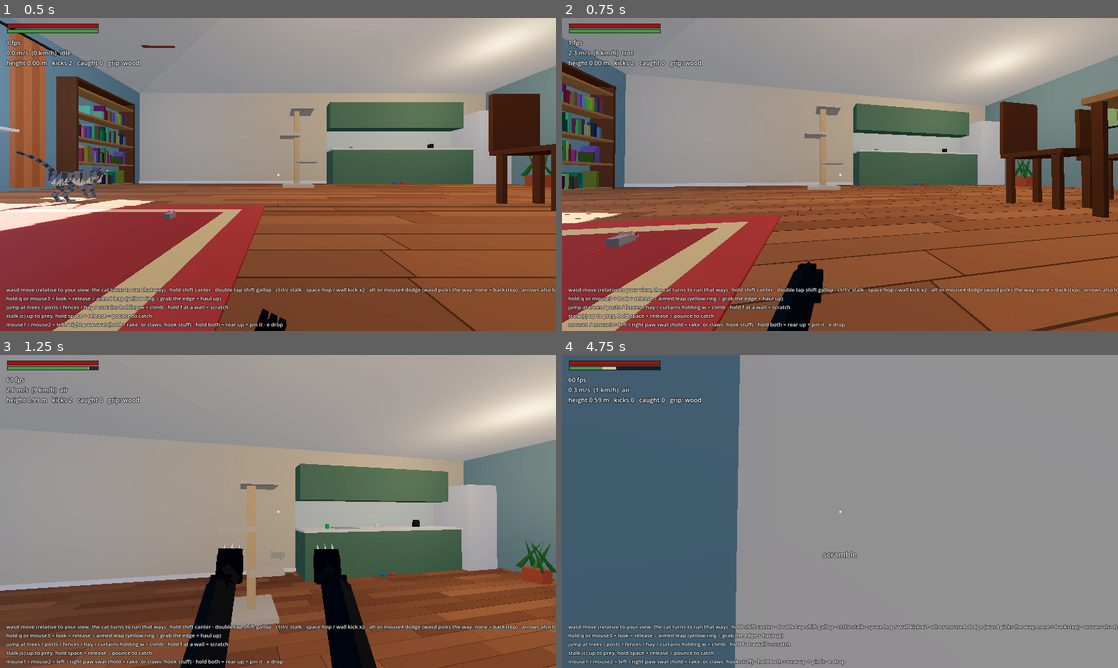
Above: before the commit, frames 1-4 (two rows, left to right).
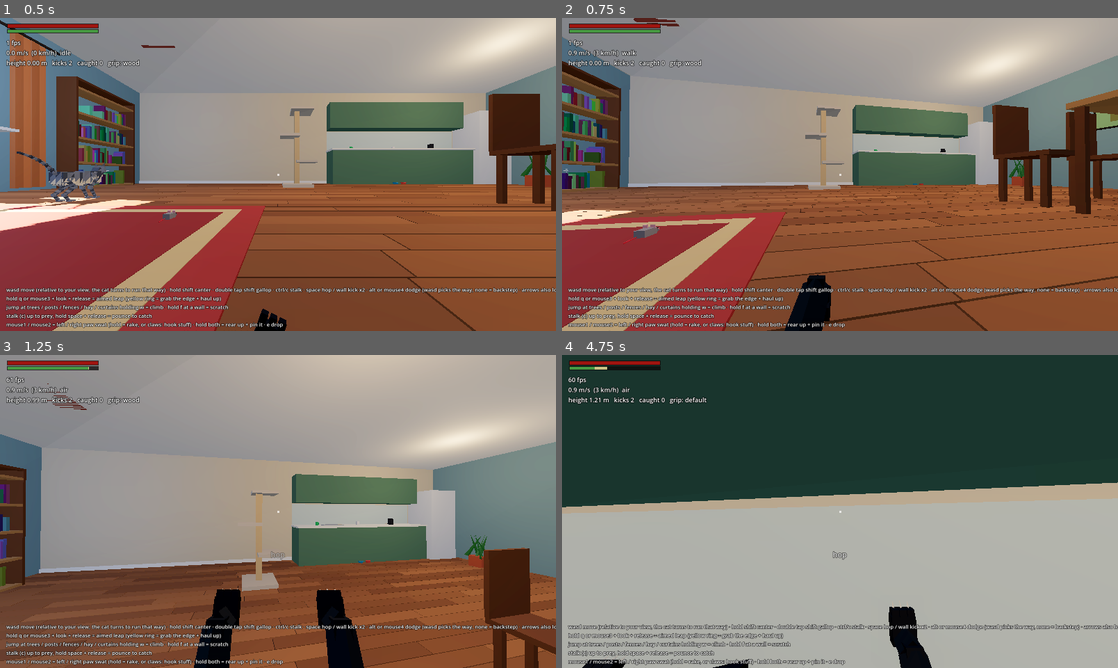
Above: after the commit, the same moments.

Repository: ArthurJClack/catgame
Game: Godot game, scene res://main.tscn
The game is run twice, just before and just after one commit, with the same random seed, the same clock (stepped at 60 frames per second) and the same inputs.
Inputs (mouse positions are in pixels of both pictures, inside the frame that each line leads up to):
- Up to frame 1 (0.5 s): no input
- Up to frame 2 (0.75 s): tap Enter at 0.5 s; move the mouse to (867, 174) at 0.52 s; hold W from 0.53 s (still down); hold X from 0.53 s (still down); click (867, 174) at 0.67 s
- Up to frame 3 (1.25 s): keep holding W; keep holding X; tap Space at 0.77, 1.07 s; tap Tab at 0.8 s
- Up to frame 4 (4.75 s): keep holding W; move the mouse to (812, 511) at 1.27 s; release X at 1.28 s; tap Tab at 1.35 s; click (812, 511) at 1.42 s; tap Space at 1.52, 1.82, 3.02, 3.32, 3.77, 4.07, 4.52 s; tap 1 at 1.55, 2.1 s; move the mouse to (851, 505) at 2.02 s; click (851, 505) at 2.17 s; tap 8 at 2.3, 2.85 s; move the mouse to (834, 517) at 2.77 s; click (834, 517) at 2.92 s; tap 9 at 3.05, 3.6 s; move the mouse to (878, 514) at 3.52 s; hold C 3.53-4.28 s; click (878, 514) at 3.67 s; move the mouse to (795, 508) at 4.27 s; tap C at 4.35 s; click (795, 508) at 4.42 s; tap T at 4.55 s

Frame 1 is identical in both runs. In frame 2, 13% of the frame differs, in the area x 0-100%, y 0-100%; in frame 3, 29%; in frame 4, 97%.

Commit message:
momentum movement + full gamepad support
momentum: power-limited push (trot ~0.4 s, gallop ~2.5 s), coasting stop that
scales with speed, gait-down decel when you drop out of a run, braking skid
when the stick reverses, body turn rate falls with speed. analog tilt picks the
speed (creep / walk / trot), hold x or caps lock to walk on keyboard.

gamepad (cat_pad.gd): left stick move with radial deadzone + rescale, right
stick look at render rate with expo + full-tilt boost, L3 run/gallop, A jump,
B dodge, X scratch, Y view, LT/RT paws (both = grip), LB aim, RB crouch, R3
lock_on, dpad drop / walk toggle. --movetest covers the curves and a fake pad.

Co-Authored-By: Claude Opus 5.5 <noreply@anthropic.com>
Claude-Session: https://claude.ai/code/session_01UDbNaHSmUSc6npMcZwgUhN

Diff:
--- /dev/null
+++ b/scripts/cat_pad.gd
@@ -0,0 +1,183 @@
+class_name CatPad
+extends RefCounted
+## gamepad reader for the cat (xbox layout names, works for any pad godot maps: ps, switch pro, 8bitdo...).
+## cat_player._read_input() merges this with the keyboard, so every action has a button:
+##   left stick   move. how far you push = how fast: a nudge is a slow walk, half way a walk, full tilt a trot
+##   right stick  look / camera
+##   L3 (click)   run: canter. click again while running = full gallop (same as double tapping shift)
+##   A            jump / wall kick           B   dodge (souls style)
+##   X (hold)     scratch                    Y   switch view (first / third / orbit)
+##   LT / RT      left / right paw: tap = swat, hold = rake. both triggers = rear up + two paw hold
+##   LB (hold)    aim a leap, let go to leap
+##   RB (hold)    crouch / stalk. RB + A = charged pounce
+##   R3 (click)   lock on
+##   d-pad down   drop what you're carrying  d-pad up  walk toggle
+## deadzones are radial with the range rescaled past them, so the slowest creep is right at the edge
+## of the deadzone instead of jumping to 20 percent speed.
+
+const MOVE_DEADZONE := 0.16
+const LOOK_DEADZONE := 0.12
+const OUTER := 0.94            # past this counts as full tilt (worn sticks never quite reach 1.0)
+const TRIGGER_ON := 0.35
+const TRIGGER_OFF := 0.2       # a bit of hysteresis so a half pulled trigger doesn't chatter
+const LOOK_YAW_RATE := 3.4     # rad/s at full tilt
+const LOOK_PITCH_RATE := 2.2
+const LOOK_EXPO := 1.7         # response curve: fine aim near the centre, fast turns at the edge
+const LOOK_BOOST := 1.6        # held at full tilt for a bit, the turn speeds up to this x (fast 180s)
+const LOOK_BOOST_AFTER := 0.35
+
+static var device := -1        # the pad in use (first connected one)
+static var last_used_pad := false   # last real input came from the pad (for hud hints)
+
+
+## tests: a fake pad. {"axes": {JoyAxis: value}, "buttons": {JoyButton: true}}. empty = real hardware
+static var sim := {}
+
+
+static func _axis(d: int, a: JoyAxis) -> float:
+	if not sim.is_empty():
+		return sim.get("axes", {}).get(a, 0.0)
+	return Input.get_joy_axis(d, a)
+
+
+static func _dev() -> int:
+	if not sim.is_empty():
+		return 0
+	var pads := Input.get_connected_joypads()
+	if pads.is_empty():
+		device = -1
+	elif not pads.has(device):
+		device = pads[0]
+	return device
+
+
+static func connected() -> bool:
+	return _dev() >= 0
+
+
+## radial deadzone with rescale: |out| goes 0..1 smoothly from the deadzone edge to OUTER
+static func shape(raw: Vector2, dz: float) -> Vector2:
+	var m := raw.length()
+	if m <= dz:
+		return Vector2.ZERO
+	var k := clampf((m - dz) / (OUTER - dz), 0.0, 1.0)
+	return raw / m * k
+
+
+static func stick(left: bool) -> Vector2:
+	var d := _dev()
+	if d < 0:
+		return Vector2.ZERO
+	var ax := JOY_AXIS_LEFT_X if left else JOY_AXIS_RIGHT_X
+	var ay := JOY_AXIS_LEFT_Y if left else JOY_AXIS_RIGHT_Y
+	var raw := Vector2(_axis(d, ax), _axis(d, ay))
+	return shape(raw, MOVE_DEADZONE if left else LOOK_DEADZONE)
+
+
+## move stick in the game's convention: y+ = forward
+static func move() -> Vector2:
+	var s := stick(true)
+	return Vector2(s.x, -s.y)
+
+
+static var _trig := [false, false]
+
+
+static func trigger(right: bool) -> bool:
+	var d := _dev()
+	if d < 0:
+		return false
+	var v := _axis(d, JOY_AXIS_TRIGGER_RIGHT if right else JOY_AXIS_TRIGGER_LEFT)
+	var i := 1 if right else 0
+	_trig[i] = v > (TRIGGER_OFF if _trig[i] else TRIGGER_ON)
+	return _trig[i]
+
+
+static func btn(b: JoyButton) -> bool:
+	var d := _dev()
+	if not sim.is_empty():
+		return sim.get("buttons", {}).get(b, false)
+	return d >= 0 and Input.is_joy_button_pressed(d, b)
+
+
+static var _look_full_t := 0.0
+
+
+## camera turn for this frame (rad): x = yaw, y = pitch. called at render rate so it's as smooth as the mouse
+static func look_delta(dt: float) -> Vector2:
+	var s := stick(false)
+	var m := s.length()
+	if m <= 0.0:
+		_look_full_t = 0.0
+		return Vector2.ZERO
+	last_used_pad = true
+	var c := s / m * pow(m, LOOK_EXPO)
+	# horizontal full tilt held: ramp up so a full turn doesn't take forever
+	_look_full_t = _look_full_t + dt if absf(s.x) > 0.9 else 0.0
+	var boost := lerpf(1.0, LOOK_BOOST, clampf((_look_full_t - LOOK_BOOST_AFTER) / 0.3, 0.0, 1.0))
+	return Vector2(-c.x * LOOK_YAW_RATE * boost * dt, -c.y * LOOK_PITCH_RATE * dt)
+
+
+# ---- run toggle on L3 (canter, click again = gallop) ----
+static var _l3_prev := false
+static var _run := 0           # 0 off, 1 canter, 2 gallop
+static var _walk_prev := false
+static var walk_toggle := false
+
+
+## reads every button into the same dict shape cat_player uses for the keyboard
+static func read() -> Dictionary:
+	if not connected():
+		_run = 0
+		return {}
+	var mv := move()
+	var l3 := btn(JOY_BUTTON_LEFT_STICK)
+	if l3 and not _l3_prev:
+		_run = mini(_run + 1, 2) if mv.length() > 0.5 else 1
+	_l3_prev = l3
+	# let off the stick (or stop pushing forward-ish hard) and the run ends, like letting go of shift
+	if mv.length() < 0.5:
+		_run = 0
+	var wt := btn(JOY_BUTTON_DPAD_UP)
+	if wt and not _walk_prev:
+		walk_toggle = not walk_toggle
+	_walk_prev = wt
+	var d := {
+		"move": mv,
+		"canter": _run == 1,
+		"sprint": _run == 2,
+		"crouch": btn(JOY_BUTTON_RIGHT_SHOULDER),
+		"jump": btn(JOY_BUTTON_A),
+		"dash": btn(JOY_BUTTON_B),
+		"scratch": btn(JOY_BUTTON_X),
+		"toggle_view": btn(JOY_BUTTON_Y),
+		"paw_l": trigger(false),
+		"paw_r": trigger(true),
+		"aim": btn(JOY_BUTTON_LEFT_SHOULDER),
+		"lock_on": btn(JOY_BUTTON_RIGHT_STICK),
+		"drop": btn(JOY_BUTTON_DPAD_DOWN),
+	}
+	for k in d:
+		if typeof(d[k]) == TYPE_BOOL and d[k]:
+			last_used_pad = true
+	if mv != Vector2.ZERO:
+		last_used_pad = true
+	return d
+
+
+## keyboard + pad in one dict: buttons OR together, the bigger move vector wins (so a resting stick
+## never cancels the keys), and the run flags come from whichever is actually driving
+static func merge(kb: Dictionary, pad: Dictionary) -> Dictionary:
+	if pad.is_empty():
+		return kb
+	var out := kb.duplicate()
+	for k in pad:
+		if typeof(pad[k]) == TYPE_BOOL:
+			out[k] = out.get(k, false) or pad[k]
+	var km: Vector2 = kb.get("move", Vector2.ZERO)
+	var pm: Vector2 = pad.move
+	if pm.length() > km.length():
+		out.move = pm
+		out.canter = pad.canter
+		out.sprint = pad.sprint
+	return out
--- a/scripts/cat_player.gd
+++ b/scripts/cat_player.gd
@@ -13,7 +13,9 @@
 ##   forepaws slam down and pin whatever's under them.
 ## controls: wasd move, shift canter (double tap = gallop), ctrl/c stalk, space jump/kick, q / mouse3 aim leap,
 ## f scratch, mouse1 / mouse2 left / right paw (tap swat, hold rake / claw hook, both = rear up + grip,
-## cat_combat.gd), v third person, esc mouse
+## cat_combat.gd), v third person, esc mouse, x / caps lock walk
+## momentum: speed builds with power-limited accel and coasts off (consts under "momentum"), turn rate drops with speed
+## gamepad: cat_pad.gd, merged in _read_input. stick tilt -> speed_for_tilt() (creep / walk / trot)
 
 const G := 9.8
 const STALK_SPEED := 0.7
@@ -21,10 +23,20 @@
 const SPRINT_SPEED := 11.0
 const CANTER_SPEED := 6.0
 const DOUBLE_TAP := 0.3
-const GROUND_ACCEL := 16.0
-const SPRINT_ACCEL := 12.0
-const GROUND_DECEL := 22.0
 const FRICTION := 5.0
+# ---- momentum: the cat has weight. speed builds and bleeds instead of snapping ----
+const WALK_SPEED := 1.0       # real cats walk ~0.7-1.0 m/s
+const CREEP_SPEED := 0.25     # the slowest the stick (just past the deadzone) asks for
+const WALK_TILT := 0.45       # keyboard walk (hold x / caps lock) = this much stick
+const PUSH_ACCEL := 9.0       # m/s2 the legs can shove the body from a stand
+const PUSH_POWER := 24.0      # push fades as speed climbs (accel ~ power / v): trot in ~0.4 s, gallop ~2.5 s
+const COAST_DECEL := 3.0      # let go of everything: the body rolls on and the legs soak it up
+const COAST_DRAG := 0.45      #   + this per m/s (gallop to stand ~1.5 s / ~6 m, walk ~0.25 s)
+const GAIT_DOWN_DECEL := 6.5  # still going but asking for a slower gait: stride shortens over ~1 s
+const GAIT_DOWN_DRAG := 0.3
+const BRAKE_DECEL := 11.0     # pushing the other way / dropping to a crouch: paws dig in (grip caps it, so it skids)
+const TURN_RATE_SLOW := 10.0  # body turn rad/s at a stand
+const TURN_RATE_FAST := 2.4   #   and at full gallop: a running cat carves wide arcs
 const TURN_ASK := 48.0   # sideways accel the cat asks for when carving a turn (grip caps it)
 const AIR_ACCEL := 60.0
 const AIR_WISH_CAP := 0.9
@@ -336,6 +348,11 @@
 var _shift_prev := false
 var _shift_last_tap := -10.0
 var _galloping := false
+var _caps_prev := false
+var walk_lock := false        # caps lock walk toggle
+var _brake_ask := false
+var _backing := false
+var _turn_factor := 1.0
 
 
 func _read_input() -> Dictionary:
@@ -355,8 +372,20 @@
 	if Input.is_physical_key_pressed(KEY_S): mv.y -= 1
 	if Input.is_physical_key_pressed(KEY_A): mv.x -= 1
 	if Input.is_physical_key_pressed(KEY_D): mv.x += 1
-	return {
-		"move": mv.limit_length(1.0),
+	mv = mv.limit_length(1.0)
+	# walk: hold x (or tap caps lock to keep walking). the keys then ask for a half pushed stick,
+	# which the speed curve turns into a real cat walk (~1 m/s) instead of the trot
+	var caps := Input.is_physical_key_pressed(KEY_CAPSLOCK)
+	if caps and not _caps_prev:
+		walk_lock = not walk_lock
+	_caps_prev = caps
+	if mv != Vector2.ZERO:
+		CatPad.last_used_pad = false
+	var walking := Input.is_physical_key_pressed(KEY_X) or walk_lock
+	if walking and not shift:
+		mv *= WALK_TILT
+	var kb := {
+		"move": mv,
 		"canter": shift and not _galloping,
 		"sprint": shift and _galloping,
 		"crouch": Input.is_physical_key_pressed(KEY_CTRL) or Input.is_physical_key_pressed(KEY_C),
@@ -368,7 +397,13 @@
 		"toggle_view": Input.is_physical_key_pressed(KEY_V),
 		"drop": Input.is_physical_key_pressed(KEY_E),
 		"dash": Input.is_physical_key_pressed(KEY_ALT) or Input.is_mouse_button_pressed(MOUSE_BUTTON_XBUTTON1),
+		"lock_on": Input.is_physical_key_pressed(KEY_TAB),
 	}
+	# gamepad (cat_pad.gd): every action has a button, the left stick's tilt picks the speed
+	var pad := CatPad.read()
+	if not pad.is_empty() and CatPad.walk_toggle and not (pad.canter or pad.sprint):
+		pad.move *= WALK_TILT
+	return CatPad.merge(kb, pad)
 
 
 var log_events := false
@@ -413,6 +448,8 @@
 	_kick_aim = Basis(Vector3.UP, aim_yaw) * (Vector3(mv.x, 0, -mv.y).normalized() if mv.length() > 0.05 else Vector3.FORWARD)
 	if inp.has("yaw"):
 		orb_yaw = yaw    # scripted bot: camera and body share one heading, old body-relative controls
+		_turn_factor = 1.0
+		_brake_ask = false
 	else:
 		# every view: wasd is relative to where you look, the cat turns to face where it's going
 		# and runs forward (no strafing). standing still, the head looks around first and the
@@ -421,12 +458,22 @@
 			pitch = lerpf(pitch, orb_pitch * 0.5, clampf(dt * 6.0, 0, 1))
 		var busy := climbing or clambering or scratching or mantling or dash.busy() or kick_plant_t > 0.0 or _kick_turn_t > 0.0 or combat.locks_move()
 		var face_look: bool = charging or clawing or combat.any_down() or inp.get("scratch", false) or inp.get("aim", false)
+		_turn_factor = 1.0
+		_brake_ask = false
 		if mv.length() > 0.05 and not busy:
 			var wd := Basis(Vector3.UP, orb_yaw) * Vector3(mv.x, 0, -mv.y)
 			var ty := atan2(-wd.x, -wd.z)
 			var diff := wrapf(ty - yaw, -PI, PI)
-			yaw += clampf(diff, -10.0 * dt, 10.0 * dt)
-			mv = Vector2(0, mv.length() * clampf(1.2 - absf(diff), 0.15, 1.0))
+			# momentum: the faster it's going, the slower the body can swing round
+			var spd := Vector2(velocity.x, velocity.z).length()
+			var tr := lerpf(TURN_RATE_SLOW, TURN_RATE_FAST, smoothstep(0.8, SPRINT_SPEED, spd)) if is_on_floor() else TURN_RATE_SLOW
+			yaw += clampf(diff, -tr * dt, tr * dt)
+			# asking to go back the way it came at speed: plant the paws and brake before turning round
+			_brake_ask = absf(diff) > 1.7 and spd > 1.2
+			# mid turn the cat eases off (a little at speed, where it carves instead of pivoting).
+			# the tilt itself stays, so the gait you asked for comes back as soon as it's lined up
+			_turn_factor = clampf(1.25 - absf(diff) * lerpf(1.0, 0.5, smoothstep(2.0, SPRINT_SPEED, spd)), 0.15, 1.0)
+			mv = Vector2(0, mv.length())
 		elif not busy:
 			var ld := wrapf(orb_yaw - yaw, -PI, PI)
 			if face_look:
@@ -519,8 +566,7 @@
 	_prev_side = side
 	if is_on_floor():
 		mv = ground_mv
-		if mv.y < 0.0:
-			mv.y *= BACKUP_SPEED / TROT_SPEED
+		_backing = mv.y < 0.0
 	var wish := (fwd * mv.y + right * mv.x)
 	wish.y = 0
 	var wish_len := minf(wish.length(), 1.0)
@@ -660,28 +706,43 @@
 	var hv_before := hv
 
 	# ---------------- horizontal movement ----------------
-	var target_speed := TROT_SPEED
+	# how hard the stick (or keys) push picks the gait: nudge = creep, half = walk, full = trot.
+	# run buttons on top of that need a near full push
+	var target_speed := speed_for_tilt(wish_len)
 	if want_crouch:
-		target_speed = STALK_SPEED
-	elif sprint:
+		target_speed = minf(target_speed, STALK_SPEED * clampf(wish_len / 0.7, 0.35, 1.0))
+	elif sprint and wish_len > 0.8:
 		target_speed = SPRINT_SPEED
-	elif canter:
+	elif canter and wish_len > 0.8:
 		target_speed = CANTER_SPEED
+	if _backing:
+		target_speed = minf(target_speed, BACKUP_SPEED)
 	if charging:
 		target_speed = 0.0
-
 	if grounded:
-		var target := wish_dir * target_speed * wish_len
-		var accel := GROUND_DECEL
-		if wish_len > 0.01:
-			accel = SPRINT_ACCEL if ((sprint or canter) and hv.length() > TROT_SPEED) else GROUND_ACCEL
+		target_speed *= _turn_factor
+	else:
+		target_speed *= wish_len   # air steering keeps the old feel
+
+	if grounded:
+		var target := wish_dir * target_speed
 		var cur := hv.length()
+		# momentum: what the legs can do depends on what's asked and how fast the body already goes
+		var accel: float
+		if wish_len <= 0.01 and not want_crouch:
+			accel = COAST_DECEL + COAST_DRAG * cur
+		elif _brake_ask or (want_crouch and cur > STALK_SPEED + 0.3) or charging:
+			accel = BRAKE_DECEL
+		elif target_speed < cur - 0.05:
+			accel = GAIT_DOWN_DECEL + GAIT_DOWN_DRAG * cur
+		else:
+			accel = minf(PUSH_ACCEL, PUSH_POWER / maxf(cur, 0.5))
 		if cur > target_speed + 0.1 and ground_time < 0.1:
 			# bhop window: keep momentum if you jump again quickly
 			pass
-		elif cur > target_speed + 0.1 and wish_len > 0.01:
-			# over speed (landed from a fast jump): bleed it with friction but keep steering
-			var newspeed := maxf(cur - FRICTION * cur * dt, target_speed)
+		elif cur > SPRINT_SPEED + 0.3 and wish_len > 0.01 and not _brake_ask:
+			# over speed (faster than any gait, landed from a fast jump): bleed it with friction but keep steering
+			var newspeed := maxf(cur - FRICTION * cur * dt, maxf(target_speed, SPRINT_SPEED))
 			hv = hv.lerp(wish_dir * cur, clampf(8.0 * dt, 0, 1)).normalized() * newspeed
 		else:
 			# the cat wants to carve hard: sideways (turning) the ask is way stronger than
@@ -914,6 +975,15 @@
 
 
 func _process(_dt: float) -> void:
+	if bot.is_empty():
+		# right stick look lands every frame like the mouse
+		var ld := CatPad.look_delta(_dt)
+		if ld != Vector2.ZERO:
+			orb_yaw += ld.x
+			if view_mode == 2:
+				orb_pitch = clampf(orb_pitch + ld.y, -1.4, 0.6)
+			else:
+				pitch = clampf(pitch + ld.y, -1.45, 1.45)
 	if not _interp_ok:
 		return
 	var p := _phys_prev.lerp(_phys_curr, Engine.get_physics_interpolation_fraction())
@@ -1033,6 +1103,15 @@
 	op.get_parent().add_child(paws)
 	op.queue_free()
 	_event("cat: " + CatRig.STYLES[st].label)
+
+
+## stick tilt (0..1) -> ground speed. analog all the way: creep, walk, then up to a trot
+static func speed_for_tilt(m: float) -> float:
+	if m <= 0.01:
+		return 0.0
+	if m <= 0.5:
+		return lerpf(CREEP_SPEED, WALK_SPEED, m / 0.5)
+	return lerpf(WALK_SPEED, TROT_SPEED, smoothstep(0.5, 0.92, m))
 
 
 func want_crouch_peek(inp: Dictionary) -> bool:
--- a/scripts/preview.gd
+++ b/scripts/preview.gd
@@ -123,6 +123,14 @@
 	if "--swattest" in args:
 		cat.visible = false
 		_run_swattest()
+		return
+	if "--movecurve" in args:
+		cat.visible = false
+		_run_movecurve()
+		return
+	if "--movetest" in args:
+		cat.visible = false
+		_run_movetest()
 		return
 	if "--variants" in args:
 		cat.visible = false
@@ -1849,3 +1857,200 @@
 		print("KICK ", sh[0], " ", JSON.stringify(report[sh[0]]))
 	Engine.time_scale = 1.0
 	get_tree().quit()
+
+
+# speed over time for a fixed script (trot, gallop, let go, walk), one csv line per tick. for the momentum chart
+func _run_movecurve() -> void:
+	var p: CatPlayer = main.player
+	var bot: Dictionary = p.bot
+	_pad(300, 300, 50.0, "wood")
+	p.global_position = Vector3(-120.0, 50.02, 0.0)
+	p.velocity = Vector3.ZERO
+	bot.clear()
+	bot.yaw = -PI / 2
+	bot.move = Vector2.ZERO
+	await _ticks(20)
+	var seq := [[{"move": Vector2(0, 1)}, 1.5], [{"move": Vector2(0, 1), "sprint": true}, 3.0], [{"move": Vector2(0, 1)}, 1.5], [{"move": Vector2.ZERO}, 1.5], [{"move": Vector2(0, 0.45)}, 1.5], [{"move": Vector2.ZERO}, 1.0]]
+	var t := 0.0
+	for st in seq:
+		for k in ["move", "sprint"]:
+			bot.erase(k)
+		for k in st[0]:
+			bot[k] = st[0][k]
+		for i in int(st[1] * 144):
+			await get_tree().physics_frame
+			t += 1.0 / 144.0
+			if i % 4 == 0:
+				print("CURVE %.3f,%.3f" % [t, Vector2(p.velocity.x, p.velocity.z).length()])
+	get_tree().quit()
+
+
+# momentum + gamepad: speed builds and bleeds with weight, analog tilt picks walk/trot, deadzones.
+# headless: godot --headless --path . -- --preview --movetest  (prints MOVETEST PASS)
+func _run_movetest() -> void:
+	var p: CatPlayer = main.player
+	var bot: Dictionary = p.bot
+	_pad(200, 200, 50.0, "wood")
+	var spot := Vector3(-60.0, 50.02, 0.0)
+	var ok := true
+	var hs := func() -> float: return Vector2(p.velocity.x, p.velocity.z).length()
+	var reset := func() -> void:
+		bot.clear()
+		bot.move = Vector2.ZERO
+		bot.yaw = -PI / 2     # run along +x
+		p.global_position = spot
+		p.velocity = Vector3.ZERO
+	# 1. ramp up: time to reach 90% of each gait from a stand
+	for c in [["walk (half tilt)", {"move": Vector2(0, CatPlayer.WALK_TILT)}, CatPlayer.speed_for_tilt(CatPlayer.WALK_TILT)],
+			["trot", {"move": Vector2(0, 1)}, CatPlayer.TROT_SPEED],
+			["canter", {"move": Vector2(0, 1), "canter": true}, CatPlayer.CANTER_SPEED],
+			["gallop", {"move": Vector2(0, 1), "sprint": true}, CatPlayer.SPRINT_SPEED]]:
+		reset.call()
+		await _ticks(20)
+		for k in c[1]:
+			bot[k] = c[1][k]
+		var t90 := -1.0
+		var top := 0.0
+		for i in 720:
+			await get_tree().physics_frame
+			var v: float = hs.call()
+			top = maxf(top, v)
+			if t90 < 0.0 and v >= c[2] * 0.9:
+				t90 = (i + 1) / 144.0
+		print("%-17s target %.2f m/s  reached 90%% in %.2f s  top %.2f" % [c[0], c[2], t90, top])
+		ok = ok and t90 > 0.0 and absf(top - c[2]) < 0.25
+		if c[0] == "trot":
+			ok = ok and t90 > 0.2 and t90 < 0.8
+		if c[0] == "gallop":
+			ok = ok and t90 > 1.2 and t90 < 4.0
+		# 2. let go: coast to a stop
+		bot.move = Vector2.ZERO
+		bot.erase("canter")
+		bot.erase("sprint")
+		var x0 := p.global_position
+		var ts := -1.0
+		for i in 720:
+			await get_tree().physics_frame
+			if hs.call() < 0.05:
+				ts = (i + 1) / 144.0
+				break
+		var dist := Vector2(p.global_position.x - x0.x, p.global_position.z - x0.z).length()
+		print("%-17s let go: stops in %.2f s over %.2f m" % ["", ts, dist])
+		ok = ok and ts > 0.1
+		if c[0] == "gallop":
+			ok = ok and ts > 0.8 and ts < 2.5 and dist > 3.0
+	# 3. analog curve: tilt -> speed
+	var line := "tilt -> speed:"
+	for m in [0.1, 0.25, 0.45, 0.6, 0.75, 1.0]:
+		reset.call()
+		await _ticks(10)
+		bot.move = Vector2(0, m)
+		await _ticks(200)
+		line += "  %.2f=%.2f" % [m, hs.call()]
+	print(line)
+	ok = ok and CatPlayer.speed_for_tilt(CatPlayer.WALK_TILT) < 1.05 and CatPlayer.speed_for_tilt(1.0) == CatPlayer.TROT_SPEED
+	# 4. release the gallop button but keep running: settles to a trot within ~1.3 s
+	reset.call()
+	bot.move = Vector2(0, 1)
+	bot.sprint = true
+	await _ticks(500)
+	bot.sprint = false
+	var tdown := -1.0
+	for i in 400:
+		await get_tree().physics_frame
+		if hs.call() < CatPlayer.TROT_SPEED + 0.3:
+			tdown = (i + 1) / 144.0
+			break
+	print("gallop -> trot (let go of run): %.2f s" % tdown)
+	ok = ok and tdown > 0.3 and tdown < 1.6
+	# 5. orbit controls: reverse the stick at a gallop = brake (skid) then come round, wide arcs when turning
+	reset.call()
+	bot.erase("yaw")
+	p.yaw = -PI / 2
+	p.orb_yaw = -PI / 2
+	bot.move = Vector2(0, 1)
+	bot.sprint = true
+	await _ticks(500)
+	var y0 := p.yaw
+	var d0 := Vector2(p.velocity.x, p.velocity.z).normalized()
+	bot.move = Vector2(0, -1)    # stick straight back (camera stays)
+	bot.sprint = false
+	var t_slow := -1.0
+	var maxslip := 0.0
+	for i in 400:
+		await get_tree().physics_frame
+		maxslip = maxf(maxslip, p.slip)
+		if t_slow < 0.0 and Vector2(p.velocity.x, p.velocity.z).dot(d0) < 0.5:
+			t_slow = (i + 1) / 144.0
+	print("gallop, stick reversed: forward run killed after %.2f s, now %.2f m/s, max slip %.2f, body turned %.0f deg" % [t_slow, hs.call(), maxslip, rad_to_deg(absf(wrapf(p.yaw - y0, -PI, PI)))])
+	ok = ok and t_slow > 0.3 and t_slow < 2.0
+	reset.call()
+	bot.erase("yaw")
+	p.yaw = -PI / 2
+	p.orb_yaw = -PI / 2
+	bot.move = Vector2(0, 1)
+	bot.sprint = true
+	await _ticks(500)
+	bot.move = Vector2(1, 0)     # hard right at a gallop
+	var tq := -1.0
+	var y1 := p.yaw
+	for i in 300:
+		await get_tree().physics_frame
+		if tq < 0.0 and absf(wrapf(p.yaw - y1, -PI, PI)) > PI / 2 - 0.1:
+			tq = (i + 1) / 144.0
+	print("gallop, hard right: body turned 90 deg in %.2f s (standing: %.2f s)" % [tq, (PI / 2) / CatPlayer.TURN_RATE_SLOW])
+	ok = ok and tq > 0.3
+	# 6. gamepad maths
+	var z := CatPad.shape(Vector2(0.1, 0.05), CatPad.MOVE_DEADZONE)
+	var e := CatPad.shape(Vector2(0.0, 0.2), CatPad.MOVE_DEADZONE)
+	var f := CatPad.shape(Vector2(0.0, 0.97), CatPad.MOVE_DEADZONE)
+	print("pad deadzone: rest %s  just past %.3f  full %.2f" % [z, e.length(), f.length()])
+	ok = ok and z == Vector2.ZERO and e.length() < 0.06 and is_equal_approx(f.length(), 1.0)
+	var mg := CatPad.merge({"move": Vector2(0, 1), "canter": true, "sprint": false, "jump": false}, {"move": Vector2(0.1, 0), "canter": false, "sprint": false, "jump": true})
+	ok = ok and mg.move == Vector2(0, 1) and mg.canter and mg.jump
+	# 7. a (virtual) pad driving the real input path: half tilt walks, full tilt trots, L3 runs, right stick turns the camera
+	CatPad.sim = {"axes": {}, "buttons": {}}
+	if CatPad.connected():
+		reset.call()
+		bot.clear()          # empty bot = real input
+		p.orb_yaw = -PI / 2
+		p.yaw = -PI / 2
+		var axis := func(a: JoyAxis, v: float) -> void:
+			CatPad.sim.axes[a] = v
+		var button := func(b: JoyButton, down: bool) -> void:
+			CatPad.sim.buttons[b] = down
+		axis.call(JOY_AXIS_LEFT_Y, -0.55)    # a bit over half forward
+		await _ticks(300)
+		var v_half: float = hs.call()
+		axis.call(JOY_AXIS_LEFT_Y, -1.0)
+		await _ticks(300)
+		var v_full: float = hs.call()
+		button.call(JOY_BUTTON_LEFT_STICK, true)
+		await _ticks(2)
+		button.call(JOY_BUTTON_LEFT_STICK, false)
+		await _ticks(300)
+		var v_run: float = hs.call()
+		button.call(JOY_BUTTON_LEFT_STICK, true)
+		await _ticks(2)
+		button.call(JOY_BUTTON_LEFT_STICK, false)
+		await _ticks(500)
+		var v_gal: float = hs.call()
+		axis.call(JOY_AXIS_LEFT_Y, 0.0)
+		await _ticks(500)
+		var oy := p.orb_yaw
+		axis.call(JOY_AXIS_RIGHT_X, 1.0)
+		for i in 30:
+			await get_tree().process_frame
+		axis.call(JOY_AXIS_RIGHT_X, 0.0)
+		var turned := wrapf(p.orb_yaw - oy, -PI, PI)
+		axis.call(JOY_AXIS_TRIGGER_LEFT, 1.0)
+		await _ticks(2)
+		var lt: bool = p._read_input().paw_l
+		axis.call(JOY_AXIS_TRIGGER_LEFT, 0.0)
+		print("pad: tilt 0.55 -> %.2f m/s, full -> %.2f, L3 -> %.2f, L3 again -> %.2f, right stick 30 frames -> %.2f rad, LT paw_l %s" % [v_half, v_full, v_run, v_gal, turned, lt])
+		ok = ok and v_half > 0.6 and v_half < 1.6 and absf(v_full - CatPlayer.TROT_SPEED) < 0.2 and absf(v_run - CatPlayer.CANTER_SPEED) < 0.3 and v_gal > 10.0 and turned < -0.05 and lt
+		CatPad.sim = {}
+	else:
+		print("pad: couldn't fake a pad here, skipped")
+	print("MOVETEST %s" % ("PASS" if ok else "FAIL"))
+	get_tree().quit()
